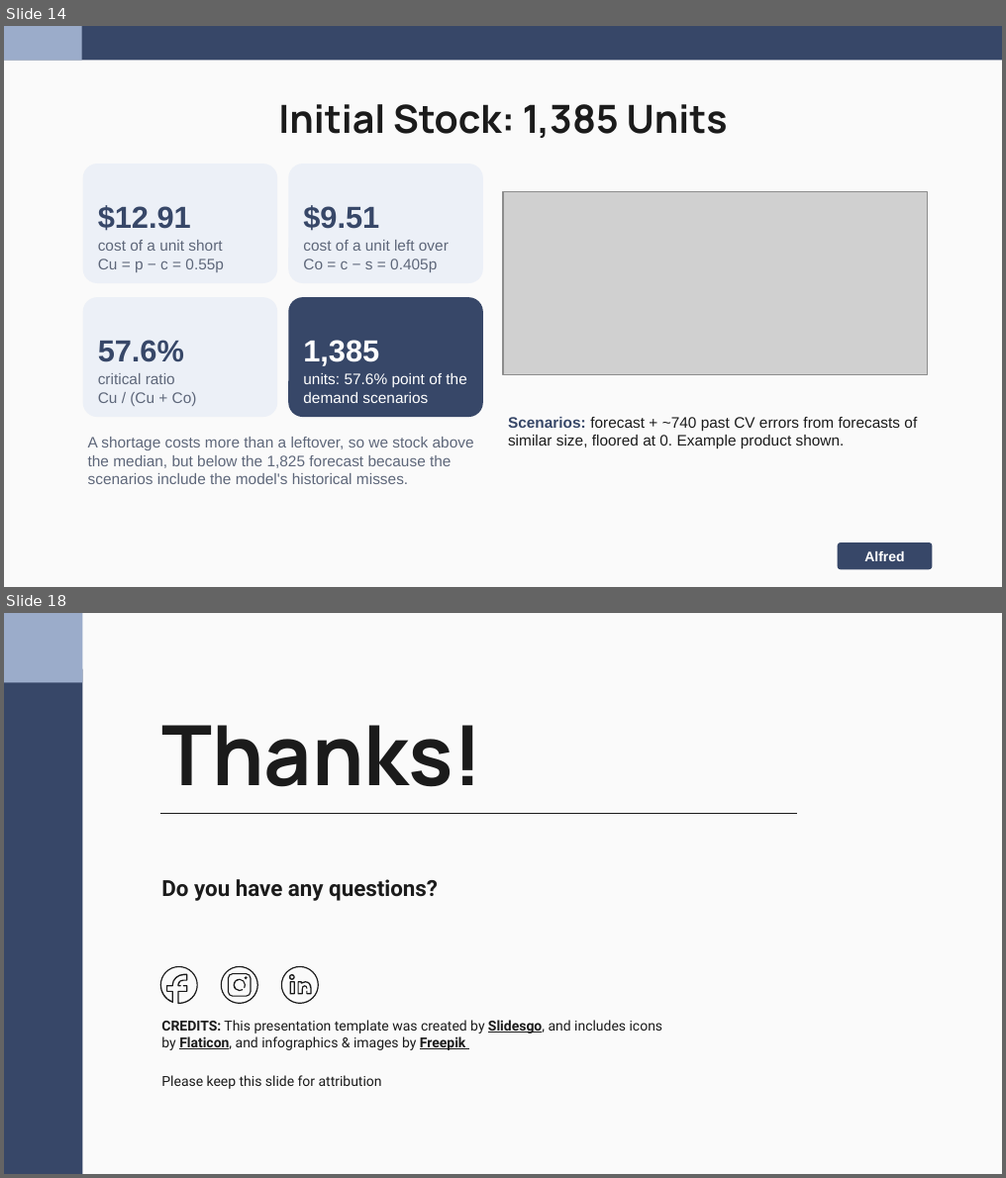
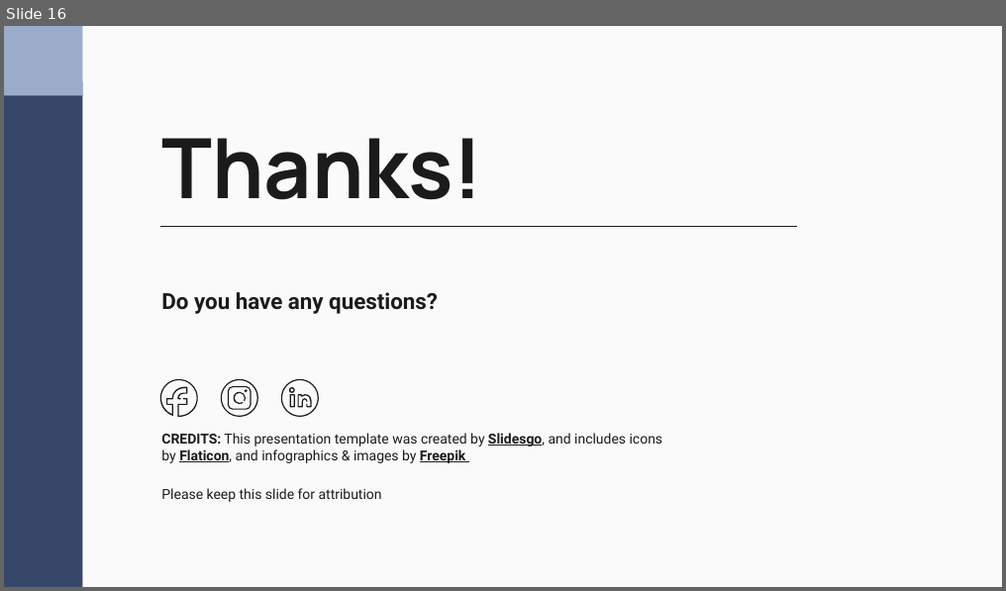
Before and after one commit to nakimagine/hello-world, a slide deck: Group_3_Amazon_Office_Electronic_Slides.pptx. Shown one above the other, each under a label of ours: slides 14 and 18 before the commit, slide 16 after it; the slides between them are not shown. The pictures are 1006x1178 and 1006x591 pixels, drawn with LibreOffice and Linux fonts; fonts in the diff are those of the drawing; grey boxes stand for pictures. Boxes give left, top, right and bottom in pixels: in the first picture for what was removed or moved away, otherwise in the second. Text is boxed around its words. In the diff, an @@ line names an element or a change of style, - is before the commit and + after.

```diff
--- a/Group_3_Amazon_Office_Electronic_Slides.pptx
+++ b/Group_3_Amazon_Office_Electronic_Slides.pptx
@@ slide 14 removed at (x1=4, y1=26, x2=1002, y2=587), background #FAFAFA @@
@@ rectangle removed at (x1=4, y1=26, x2=1002, y2=60) @@
@@ rectangle removed at (x1=4, y1=26, x2=82, y2=60) @@
@@ title removed at (x1=278, y1=104, x2=728, y2=138) @@
-Initial Stock: 1,385 Units
@@ rounded rectangle removed at (x1=83, y1=164, x2=277, y2=283) @@
@@ rounded rectangle removed at (x1=288, y1=164, x2=483, y2=283) @@
@@ picture removed at (x1=503, y1=191, x2=927, y2=374) @@
@@ text removed at (x1=98, y1=205, x2=191, y2=231) @@
-$12.91
@@ text removed at (x1=303, y1=205, x2=379, y2=231) @@
-$9.51
@@ text removed at (x1=98, y1=240, x2=224, y2=273) @@
-cost of a unit short
-Cu = p − c = 0.55p
@@ text removed at (x1=303, y1=240, x2=449, y2=273) @@
-cost of a unit left over
-Co = c − s = 0.405p
@@ rounded rectangle removed at (x1=83, y1=297, x2=277, y2=417) @@
@@ rounded rectangle removed at (x1=288, y1=297, x2=483, y2=417) @@
@@ text removed at (x1=98, y1=340, x2=184, y2=363) @@
-57.6%
@@ text removed at (x1=303, y1=340, x2=379, y2=367) @@
-1,385
@@ text removed at (x1=98, y1=373, x2=197, y2=406) @@
-critical ratio
-Cu / (Cu + Co)
@@ text removed at (x1=303, y1=373, x2=466, y2=403) @@
-units: 57.6% point of the demand scenarios
@@ text removed at (x1=88, y1=437, x2=474, y2=484) @@
-A shortage costs more than a leftover, so we stock above the median, but below the 1,825 forecast because the scenarios include the model's historical misses.
@@ text removed at (x1=508, y1=417, x2=917, y2=450) @@
-Scenarios: forecast + ~740 past CV errors from forecasts of similar size, floored at 0. Example product shown.
@@ rounded rectangle removed at (x1=838, y1=543, x2=932, y2=570) @@
-Alfred
@@ what was slide 18 is now slide 16 @@
```
Also in this commit, not shown: 8 slides changed, 6 slides added, 7 other slides removed, 1 other file.
